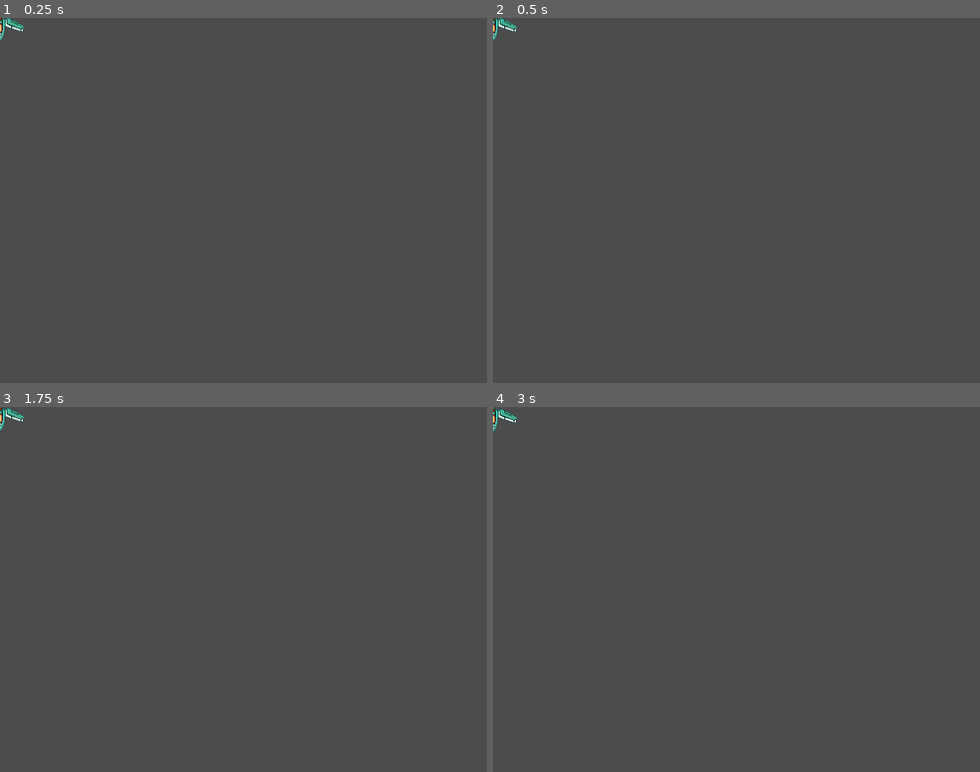
Above: before the commit, frames 1-4 (two rows, left to right).
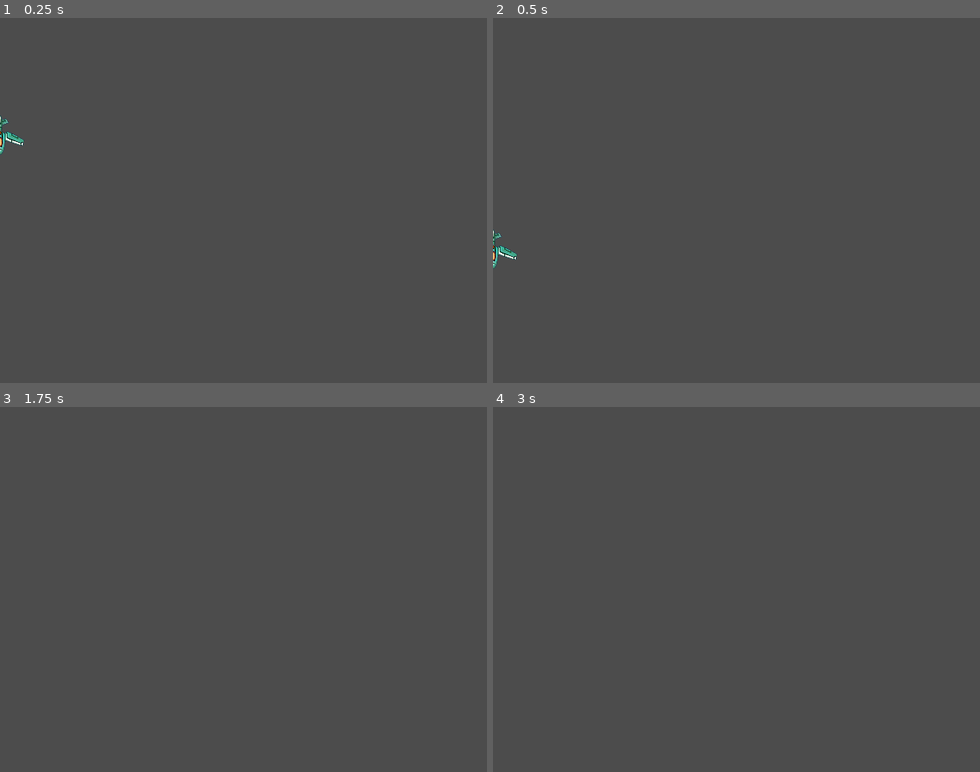
Above: after the commit, the same moments.

Repository: GArmane/vaporspace
Game: Godot game, scene res://src/entities/actors/enemies/kamizake/Kamikaze.tscn
Two runs of this game, one before a commit and one after it. Both use one fixed random seed, a clock stepped at 60 frames per second and the inputs below. This scene is started directly instead of the project's main scene.
Inputs:
- Up to frame 1 (0.25 s): no input
- Up to frame 2 (0.5 s): no input
- Up to frame 3 (1.75 s): hold Right (ui_right) 0.53-1.28 s; tap Space (ui_select) at 0.77, 1.52 s; tap Enter at 1.25 s; hold Down (ui_down) from 1.28 s (still down)
- Up to frame 4 (3 s): tap Space (ui_select) at 2 s; release Down (ui_down) at 2.03 s; hold Right (ui_right) 2.03-2.78 s; tap Enter at 2.75 s; hold Up (ui_up) from 2.78 s (still down)

The runs differ from the first frame. In frame 1, 0.3% of the frame differs, in the area x 0-5%, y 0-38%; in frame 2, 0.3%; in frame 3, 0.1%; in frame 4, 0.2%.

Commit message:
refactor(src/entities/components): rename folder controllers to components

Diff:
--- a/src/entities/actors/enemies/kamizake/Kamikaze.gd
+++ b/src/entities/actors/enemies/kamizake/Kamikaze.gd
@@ -11,7 +11,7 @@
 
 # Callbacks
 func _physics_process(delta: float) -> void:
-	var _coll = move_and_collide(velocity.normalized() * delta, false)
+	var _coll = move_and_collide(velocity.normalized() * speed * delta, false)
 
 
 # Public API
--- a/src/entities/actors/player/Player.tscn
+++ b/src/entities/actors/player/Player.tscn
@@ -10,7 +10,8 @@
 [ext_resource path="res://src/entities/actors/player/sprites/exhaust_flame_04.png" type="Texture" id=8]
 [ext_resource path="res://src/entities/actors/player/sprites/exhaust_flame_05.png" type="Texture" id=9]
 [ext_resource path="res://src/entities/actors/player/sprites/exhaust_flame_06.png" type="Texture" id=10]
-[ext_resource path="res://src/entities/controllers/weapons_system/WeaponsSystem.tscn" type="PackedScene" id=11]
+[ext_resource path="res://src/entities/components/weapons_system/WeaponsSystem.tscn" type="PackedScene" id=11]
+
 
 [sub_resource type="SpriteFrames" id=1]
 animations = [ {
@@ -48,14 +49,12 @@
 position = Vector2( -3.6494, 24.3871 )
 scale = Vector2( 0.5, 0.5 )
 frames = SubResource( 2 )
-frame = 3
 playing = true
 
 [node name="RightExhaustSprite" type="AnimatedSprite" parent="Canvas"]
 position = Vector2( 2.55506, 24.705 )
 scale = Vector2( 0.5, 0.5 )
 frames = SubResource( 2 )
-frame = 3
 playing = true
 
 [node name="CollisionPolygon2D" type="CollisionPolygon2D" parent="."]
--- a/src/entities/controllers/asteroid_spawner/AsteroidSpawner.tscn
+++ b/src/entities/components/asteroid_spawner/AsteroidSpawner.tscn
@@ -1,6 +1,7 @@
 [gd_scene load_steps=2 format=2]
 
-[ext_resource path="res://src/entities/controllers/asteroid_spawner/AsteroidSpawner.gd" type="Script" id=1]
+[ext_resource path="res://src/entities/components/asteroid_spawner/AsteroidSpawner.gd" type="Script" id=1]
+
 
 [node name="AsteroidSpawner" type="Position2D"]
 script = ExtResource( 1 )
--- a/src/entities/controllers/enemy_spawner/EnemySpawner.tscn
+++ b/src/entities/components/enemy_spawner/EnemySpawner.tscn
@@ -1,6 +1,6 @@
 [gd_scene load_steps=3 format=2]
 
-[ext_resource path="res://src/entities/controllers/enemy_spawner/EnemySpawner.gd" type="Script" id=1]
+[ext_resource path="res://src/entities/components/enemy_spawner/EnemySpawner.gd" type="Script" id=1]
 
 [sub_resource type="Animation" id=1]
 resource_name = "move"
--- a/src/entities/controllers/weapons_system/WeaponsSystem.tscn
+++ b/src/entities/components/weapons_system/WeaponsSystem.tscn
@@ -1,8 +1,9 @@
 [gd_scene load_steps=4 format=2]
 
 [ext_resource path="res://src/entities/projectiles/laser_beam/LaserBeam.tscn" type="PackedScene" id=1]
-[ext_resource path="res://src/entities/controllers/weapons_system/WeaponsSystem.gd" type="Script" id=2]
-[ext_resource path="res://src/entities/controllers/weapons_system/sfx/laser_fire.wav" type="AudioStream" id=3]
+[ext_resource path="res://src/entities/components/weapons_system/WeaponsSystem.gd" type="Script" id=2]
+[ext_resource path="res://src/entities/components/weapons_system/sfx/laser_fire.wav" type="AudioStream" id=3]
+
 
 [node name="WeaponsSystem" type="Node2D"]
 script = ExtResource( 2 )
--- a/src/scenes/main/Main.tscn
+++ b/src/scenes/main/Main.tscn
@@ -2,12 +2,13 @@
 
 [ext_resource path="res://src/scenes/main/Background.gd" type="Script" id=1]
 [ext_resource path="res://src/scenes/main/sprites/background.png" type="Texture" id=2]
-[ext_resource path="res://src/entities/controllers/asteroid_spawner/AsteroidSpawner.tscn" type="PackedScene" id=3]
+[ext_resource path="res://src/entities/components/asteroid_spawner/AsteroidSpawner.tscn" type="PackedScene" id=3]
 [ext_resource path="res://src/entities/actors/player/Player.tscn" type="PackedScene" id=4]
 [ext_resource path="res://src/ui/gui/GUI.tscn" type="PackedScene" id=5]
 [ext_resource path="res://src/ui/game_over/GameOverUI.tscn" type="PackedScene" id=6]
 [ext_resource path="res://src/scenes/main/GameController.gd" type="Script" id=7]
 [ext_resource path="res://src/music/Meavy Boy - Compassion.wav" type="AudioStream" id=8]
+
 
 [sub_resource type="SegmentShape2D" id=1]
 b = Vector2( 640, 0 )
Renamed: src/entities/controllers/asteroid_spawner/AsteroidSpawner.gd -> src/entities/components/asteroid_spawner/AsteroidSpawner.gd
Renamed: src/entities/controllers/enemy_spawner/EnemySpawner.gd -> src/entities/components/enemy_spawner/EnemySpawner.gd
Renamed: src/entities/controllers/weapons_system/WeaponsSystem.gd -> src/entities/components/weapons_system/WeaponsSystem.gd
Not shown, added: src/entities/components/weapons_system/sfx/laser_fire.wav.import
Not shown, removed: src/entities/controllers/weapons_system/sfx/laser_fire.wav.import
Not shown, added: src/entities/components/weapons_system/sfx/laser_fire.wav
